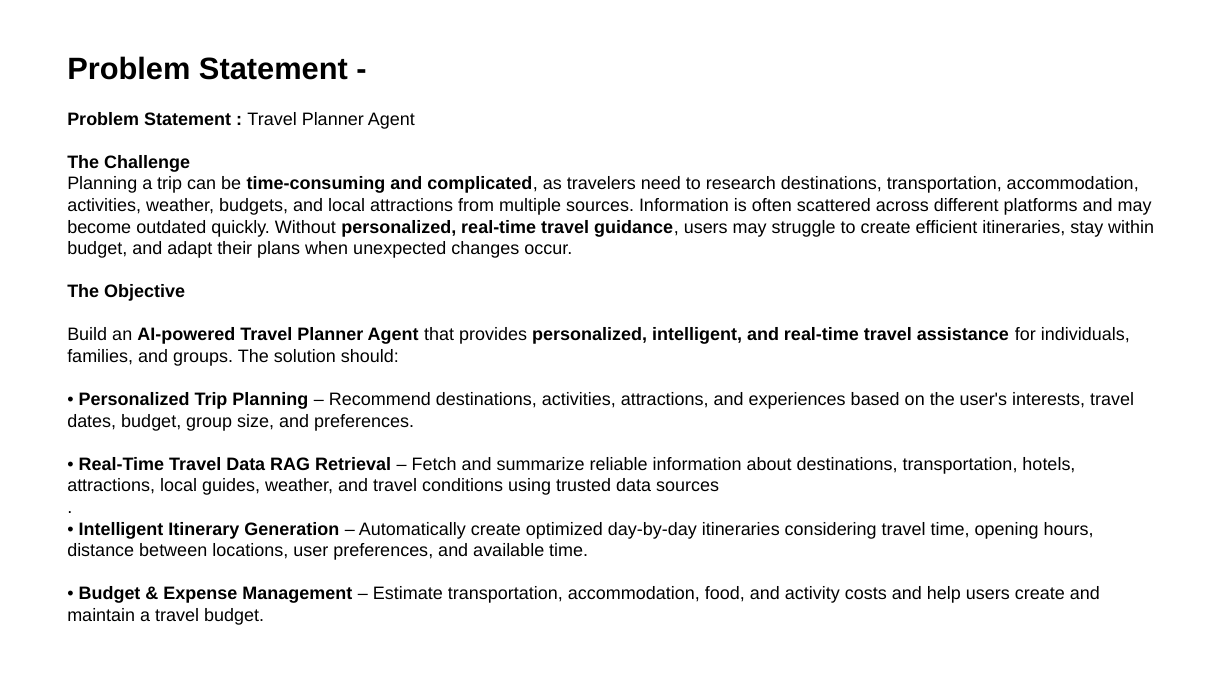
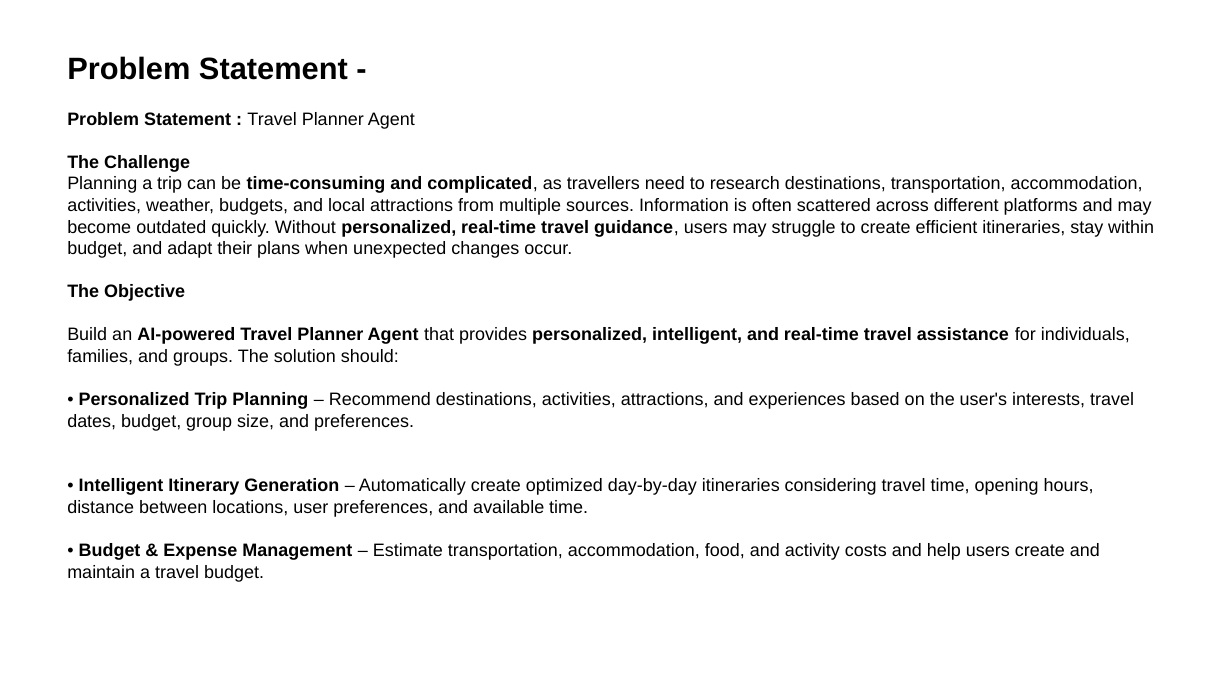
Before and after one commit to Tech-hitesh/travel-agent, a slide deck: slide 3 of AICTE_HITESH_TRAVEL_AGENT_PROJECT.pptx. Drawn at 1232x693 pixels with LibreOffice and Linux fonts; fonts in the diff are those of the drawing. Boxes give left, top, right and bottom in pixels: in the first picture for what was removed or moved away, otherwise in the second. Text is boxed around its words. In the diff, an @@ line names an element or a change of style, - is before the commit and + after.

Commit message:
travel planner ppt

```diff
--- a/AICTE_HITESH_TRAVEL_AGENT_PROJECT.pptx
+++ b/AICTE_HITESH_TRAVEL_AGENT_PROJECT.pptx
@@ text at box(67, 176, 1154, 258): text changed @@
-Planning a trip can be time-consuming and complicated, as travelers need to research destinations, transportation, accommodation, activities, weather, budgets, and local attractions from multiple sources. Information is often scattered across different platforms and may become outdated quickly. Without personalized, real-time travel guidance, users may struggle to create efficient itineraries, stay within budget, and adapt their plans when unexpected changes occur.
+Planning a trip can be time-consuming and complicated, as travellers need to research destinations, transportation, accommodation, activities, weather, budgets, and local attractions from multiple sources. Information is often scattered across different platforms and may become outdated quickly. Without personalized, real-time travel guidance, users may struggle to create efficient itineraries, stay within budget, and adapt their plans when unexpected changes occur.
@@ text at box(67, 457, 1075, 495): paragraphs removed @@
-• Real-Time Travel Data RAG Retrieval – Fetch and summarize reliable information about destinations, transportation, hotels, attractions, local guides, weather, and travel conditions using trusted data sources
-.
```
Also in this commit, not shown: 3 other slides changed, 2 slides added.
